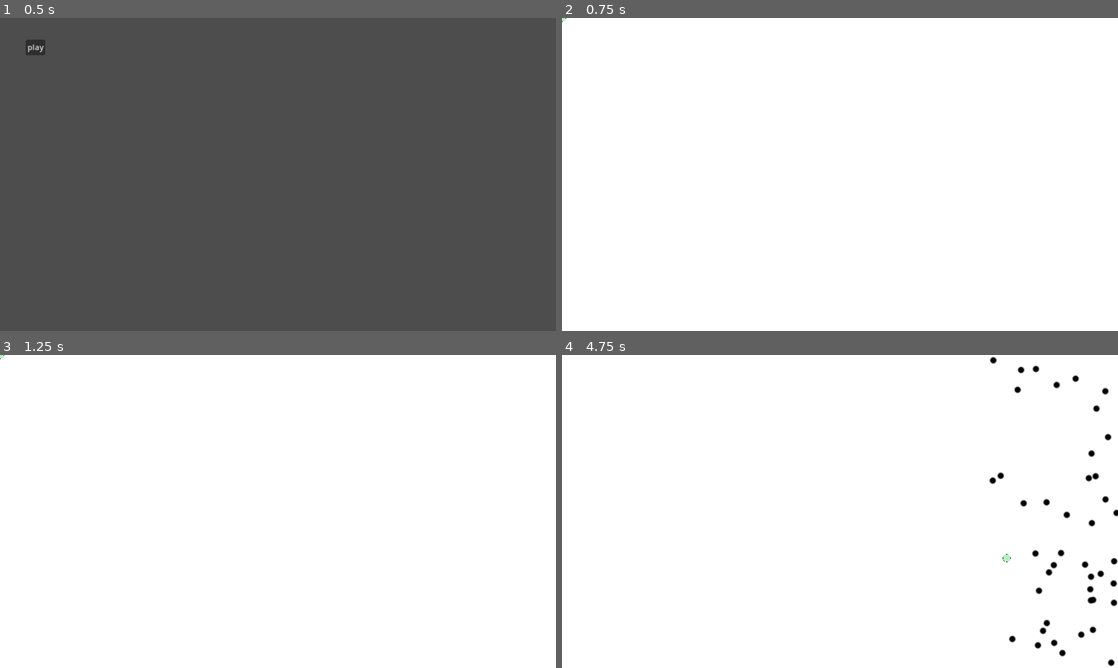
Above: before the commit, frames 1-4 (two rows, left to right).
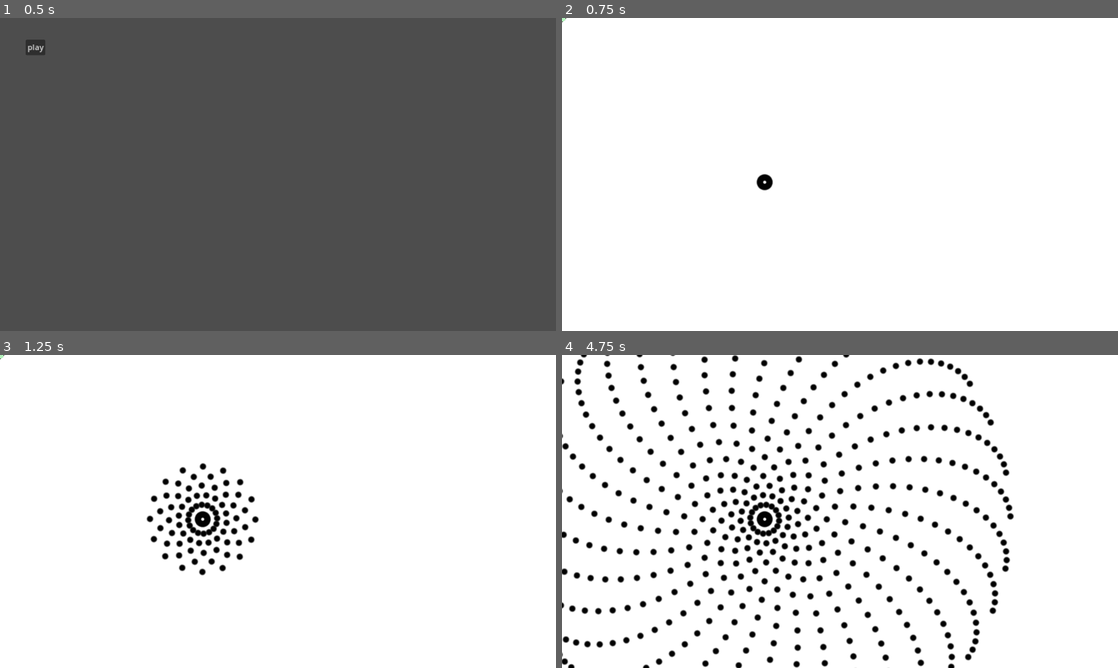
Above: after the commit, the same moments.

Repository: 0x42697262/Danmaku-Deconstruction
Game: Godot game, scene res://scenes/main.tscn
Same seed, same stepped clock (60 frames per second), same inputs: the game is played once before the commit and once after it.
Inputs (mouse positions are in pixels of both pictures, inside the frame that each line leads up to):
- Up to frame 1 (0.5 s): no input
- Up to frame 2 (0.75 s): click "play" at 0.5 s
- Up to frame 3 (1.25 s): no input
- Up to frame 4 (4.75 s): move the mouse to (962, 495) at 1.27 s; move the mouse to (728, 527) at 2.02 s; move the mouse to (895, 442) at 2.77 s; move the mouse to (812, 574) at 3.52 s; move the mouse to (1006, 558) at 4.27 s

Frame 1 is identical in both runs. In frame 2, 0.1% of the frame differs, in the area x 34-38%, y 49-56%; in frame 3, 2.0%; in frame 4, 11%, in the area x 0-100%, y 0-100%.

Commit message:
finally, a spawner!

Diff:
--- /dev/null
+++ b/scenes/entities/bullet.gd
@@ -0,0 +1,30 @@
+extends Area2D
+
+@export var speed: int        = 200
+@export var lifetime: float   = 10.00
+@export var velocity: Vector2 = Vector2()
+@export var use_velocity: bool
+@export var rotation_change: int = 0
+
+# Called when the node enters the scene tree for the first time.
+func _ready():
+	$Timer.start(lifetime)
+
+
+# Called every frame. 'delta' is the elapsed time since the previous frame.
+func _process(delta):
+	if use_velocity:
+		position += velocity.normalized() * speed * delta
+	else:
+		position += Vector2(cos(rotation), -sin(rotation)) * speed * delta
+
+	rotation_degrees += rotation_change * delta
+
+
+func _on_timer_timeout():
+	queue_free()
+
+
+func _on_body_entered(body):
+	if body.name == "player":
+		body.take_damage()
--- /dev/null
+++ b/scenes/entities/bullet.tscn
@@ -0,0 +1,23 @@
+[gd_scene load_steps=4 format=3 uid="uid://cy03j6jown1dv"]
+
+[ext_resource type="Texture2D" uid="uid://bgbq4npp2j14v" path="res://assets/Characters/bullet.png" id="1_51bog"]
+[ext_resource type="Script" path="res://scenes/entities/bullet.gd" id="1_mv1hr"]
+
+[sub_resource type="CircleShape2D" id="CircleShape2D_alts0"]
+radius = 6.0
+
+[node name="bullet" type="Area2D"]
+script = ExtResource("1_mv1hr")
+velocity = Vector2(1, 1)
+rotation_change = -45
+
+[node name="sprite" type="Sprite2D" parent="."]
+texture = ExtResource("1_51bog")
+
+[node name="hitbox" type="CollisionShape2D" parent="."]
+shape = SubResource("CircleShape2D_alts0")
+
+[node name="Timer" type="Timer" parent="."]
+
+[connection signal="body_entered" from="." to="." method="_on_body_entered"]
+[connection signal="timeout" from="Timer" to="." method="_on_timer_timeout"]
--- a/scenes/entities/player.gd
+++ b/scenes/entities/player.gd
@@ -1,4 +1,4 @@
-extends Area2D
+extends CharacterBody2D
 
 signal gameover(player)
 signal touched(body_rid)
@@ -33,23 +33,20 @@
 	else:
 		Input.set_mouse_mode(Input.MOUSE_MODE_VISIBLE)
 
-
-
-
-func _on_body_shape_entered(body_rid, body, body_shape_index, local_shape_index):
-	health_points -= 1
-	touched.emit(body_rid)
-	match health_points:
-		1:
-			$sprite.texture = texture_red
-		2:
-			$sprite.texture = texture_orange
-		0:
-			gameover.emit(self)
-		_:
-			$sprite.texture = texture_green
+func take_damage():
+	if is_alive == true:
+		health_points -= 1
+		match health_points:
+			1:
+				$sprite.texture = texture_red
+			2:
+				$sprite.texture = texture_orange
+			0:
+				gameover.emit(self)
+			_:
+				$sprite.texture = texture_green
 	# game over
 	if health_points <= 0:
 		is_alive = false
 		hide_mouse(false)
-		print('dead')
+		print('Player ', self, ' has died!')
--- a/scenes/entities/player.tscn
+++ b/scenes/entities/player.tscn
@@ -4,19 +4,17 @@
 [ext_resource type="Script" path="res://scenes/entities/player.gd" id="1_t6ev6"]
 
 [sub_resource type="CircleShape2D" id="CircleShape2D_jb7jw"]
-radius = 8.0
+radius = 2.0
 
-[node name="player" type="Area2D"]
+[node name="player" type="CharacterBody2D"]
 script = ExtResource("1_t6ev6")
-health_points = 1000
 
 [node name="sprite" type="Sprite2D" parent="."]
 position = Vector2(1.19209e-07, 2.38419e-07)
-scale = Vector2(-0.044548, -0.0469609)
+rotation = -3.14159
+scale = Vector2(0.044548, 0.0469609)
 texture = ExtResource("1_jo1re")
 
 [node name="hitbox" type="CollisionShape2D" parent="."]
 shape = SubResource("CircleShape2D_jb7jw")
 debug_color = Color(0.929412, 0, 0, 0.419608)
-
-[connection signal="body_shape_entered" from="." to="." method="_on_body_shape_entered"]
--- /dev/null
+++ b/scenes/entities/spawner/spawner.tscn
@@ -0,0 +1,16 @@
+[gd_scene load_steps=3 format=3 uid="uid://cumm7ewr26cy"]
+
+[ext_resource type="Script" path="res://spawner.gd" id="1_fado2"]
+[ext_resource type="PackedScene" uid="uid://cy03j6jown1dv" path="res://scenes/entities/bullet.tscn" id="2_bc4qp"]
+
+[node name="spawner" type="Node2D"]
+script = ExtResource("1_fado2")
+bullet_scene = ExtResource("2_bc4qp")
+number_of_bullets = 16
+spawn_rate = 0.1
+bullet_speed = 200
+bullet_lifetime = 3.0
+
+[node name="Timer" type="Timer" parent="."]
+
+[connection signal="timeout" from="Timer" to="." method="_on_timer_timeout"]
--- a/scenes/world/bullets_manager.gd
+++ b/scenes/world/bullets_manager.gd
@@ -1,121 +1,15 @@
 extends Node2D
 
-const BULLET_COUNT_MAX  = 3500
-const SPEED_MIN         = 20
-const SPEED_MAX         = 500
-const BULLET_IMAGE      = preload("res://assets/Characters/bullet.png")
+@export var difficulty: int = 0
 
 
-var bullets: Array[Bullet]      = []
-var rids: Dictionary            = {}
-@export var difficulty: int     = 0
-@export var shape: RID
-@onready var spawner: Node      = get_node(^"spawner/spawner")
 
-class Bullet:
-	var position: Vector2   = Vector2()
-	var speed: float        = 1.0
-	var body: RID           = RID()
-	var enabled: bool       = false
-	var from_bomb: bool     = false
 
 func _ready():
-	instantiate_bullets()
 	$timer.start()
 
-func connect_player(player):
-	player.touched.connect(_on_touched_signal)
-	print('signal connected! ', player)
-
-
-func _process(_delta):
-	# Order the CanvasItem to update every frame.
-	queue_redraw()
-
-
-func _physics_process(delta):
-	spawn_bullet(delta)
-
-# Instead of drawing each bullet individually in a script attached to each bullet,
-# we are drawing *all* the bullets at once here.
-func _draw():
-	var offset = -BULLET_IMAGE.get_size() * 0.5
-	for bullet in bullets:
-		draw_texture(BULLET_IMAGE, bullet.position + offset)
-
-func _exit_tree():
-	clean_up_memory()
-
-func instantiate_bullets():
-	shape = PhysicsServer2D.circle_shape_create()
-	PhysicsServer2D.shape_set_data(shape, 8)
-
-	for _i in BULLET_COUNT_MAX:
-		var bullet: Bullet  = Bullet.new()
-		bullet.speed        = SPEED_MIN
-		bullet.body         = PhysicsServer2D.body_create()
-		rids[bullet.body]   = bullet
-
-		PhysicsServer2D.body_set_space(bullet.body, get_world_2d().get_space())
-		PhysicsServer2D.body_add_shape(bullet.body, shape)
-		PhysicsServer2D.body_set_collision_mask(bullet.body, 0)
-
-		spawner.progress    = randi()
-		bullet.position     = Vector2(randi_range(10, 1152) + 1152,
-			randi_range(0, 648)
-			)
-
-		var transform2d     = Transform2D()
-		transform2d.origin  = bullet.position
-		PhysicsServer2D.body_set_state(bullet.body, PhysicsServer2D.BODY_STATE_TRANSFORM, transform2d)
-
-		bullets.push_back(bullet)
-
-func clean_up_memory():
-	for bullet in bullets:
-		PhysicsServer2D.free_rid(bullet.body)
-
-	PhysicsServer2D.free_rid(shape)
-	bullets.clear()
-
-func spawn_bullet(delta):
-	var transform2d: Transform2D = Transform2D()
-	var offset = get_viewport_rect().size.x + 16
-	for bullet in bullets:
-		if bullet.enabled == false:
-			continue
-
-		var c = randi_range(0, 1000)
-		var y = 1
-		if c == 0:
-			y = -1
-		if c == 1:
-			bullet.position.x += 100
-
-		bullet.position -= Vector2(bullet.speed, 0) * delta * y
-
-		if bullet.position.x < -16:
-			bullet.position.x = offset
-
-		transform2d.origin = bullet.position
-		PhysicsServer2D.body_set_state(bullet.body, PhysicsServer2D.BODY_STATE_TRANSFORM, transform2d)
-
-func reset_bullet_position(bullet):
-		#spawner.progress = randi()
-		#bullet.position = spawner.position
-		bullet.position.x = get_viewport_rect().size.x + 16
-
-func _on_touched_signal(body_rid):
-	reset_bullet_position(rids[body_rid])
-
 func _on_timer_timeout():
-	if difficulty >= 250:
+	if difficulty >= 500:
 		$timer.stop()
-	bullets[difficulty].enabled = true
-	bullets[difficulty].speed += difficulty
 
 	difficulty += 1
-
-
-func _on_area_body_shape_exited(body_rid, body, body_shape_index, local_shape_index):
-	reset_bullet_position(rids[body_rid])
--- a/scenes/world/gameplay.gd
+++ b/scenes/world/gameplay.gd
@@ -5,7 +5,6 @@
 	# James, change thiss part sa spawning.
 	var player = preload("res://scenes/entities/player.tscn").instantiate()
 	var area = size
-	$bullets_manager.connect_player(player)
 	add_child(player)
 	var children = get_children()
 
--- a/scenes/world/gameplay.tscn
+++ b/scenes/world/gameplay.tscn
@@ -2,15 +2,10 @@
 
 [ext_resource type="Script" path="res://scenes/world/gameplay.gd" id="1_ggn7s"]
 [ext_resource type="Script" path="res://scenes/world/bullets_manager.gd" id="2_mekei"]
+[ext_resource type="PackedScene" uid="uid://cumm7ewr26cy" path="res://scenes/entities/spawner/spawner.tscn" id="3_l1elf"]
 
 [sub_resource type="RectangleShape2D" id="RectangleShape2D_igejv"]
 size = Vector2(1200, 700)
-
-[sub_resource type="Curve2D" id="Curve2D_4y8ma"]
-_data = {
-"points": PackedVector2Array(0, 0, 0, 0, -10, -10, 0, 0, 0, 0, 1162, -10, 0, 0, 0, 0, 1162, 658, 0, 0, 0, 0, -10, 658, 0, 0, 0, 0, -10, -10)
-}
-point_count = 5
 
 [node name="gameplay" type="Control"]
 layout_mode = 3
@@ -38,18 +33,9 @@
 [node name="bullets_manager" type="Node2D" parent="."]
 script = ExtResource("2_mekei")
 
-[node name="circle" type="Sprite2D" parent="bullets_manager"]
-position = Vector2(576, 324)
-scale = Vector2(0.0701756, 0.069149)
+[node name="timer" type="Timer" parent="bullets_manager"]
 
-[node name="spawner" type="Path2D" parent="bullets_manager"]
-curve = SubResource("Curve2D_4y8ma")
+[node name="spawner" parent="bullets_manager" instance=ExtResource("3_l1elf")]
+position = Vector2(420, 340)
 
-[node name="spawner" type="PathFollow2D" parent="bullets_manager/spawner"]
-position = Vector2(-10, -10)
-
-[node name="timer" type="Timer" parent="bullets_manager"]
-wait_time = 0.001
-
-[connection signal="body_shape_exited" from="area" to="bullets_manager" method="_on_area_body_shape_exited"]
 [connection signal="timeout" from="bullets_manager/timer" to="bullets_manager" method="_on_timer_timeout"]
--- /dev/null
+++ b/spawner.gd
@@ -0,0 +1,78 @@
+extends Node2D
+
+
+@export var bullet_scene: PackedScene
+@export var min_rotation: int       = 0
+@export var max_rotation: int       = 360
+@export var number_of_bullets: int  = 8
+@export var is_random: bool         = false
+@export var is_parent: bool         = false
+@export var is_manual: bool         = false
+@export var spawn_rate: float       = 0.4
+@export var bullet_speed: int       = 5
+@export var bullet_lifetime: float  = 10.00
+@export var use_velocity: bool      = false # If false use rotation, If true use velocity
+@export var rotate_speed: int       = 100
+@export var bullet_velocity: Vector2 = Vector2(1,0)
+
+var rotations = []
+@export var log_to_console: bool = false
+
+func _ready():
+	$Timer.wait_time = spawn_rate
+	$Timer.start()
+
+func _process(delta):
+	var new_rotation = rotation_degrees + rotate_speed * delta
+	rotation_degrees = fmod(new_rotation, 360)
+
+func random_rotations():
+	rotations = []
+	for _i in range(0, number_of_bullets):
+		rotations.append(randi_range(min_rotation, max_rotation))
+
+func distributed_rotations():
+	rotations = []
+	for i in range(0, number_of_bullets):
+		var fraction = float(i) / float(number_of_bullets)
+		var difference = max_rotation - min_rotation
+		rotations.append((fraction * difference) + min_rotation + rotation_degrees)
+
+func spawn_bullets():
+	if (is_random):
+		random_rotations()
+	else:
+		distributed_rotations()
+
+	var spawned_bullets = []
+	for i in range(0, number_of_bullets):
+		# Instancing
+		var bullet = bullet_scene.instantiate()
+
+		spawned_bullets.append(bullet)
+
+		# Parenting
+		if (is_parent):
+			add_child(spawned_bullets[i])
+		else:
+			get_parent().add_child(spawned_bullets[i])
+
+		# Apply Fields
+		spawned_bullets[i].rotation_degrees = rotations[i]
+		spawned_bullets[i].speed            = bullet_speed
+		spawned_bullets[i].velocity         = bullet_velocity
+		spawned_bullets[i].global_position  = global_position
+		spawned_bullets[i].use_velocity     = use_velocity
+		spawned_bullets[i].lifetime         = bullet_lifetime
+
+		if (log_to_console):
+			print("Bullet " + str(i) + " @ " + str(rotations[i]) + "deg")
+
+	return spawned_bullets
+
+func _on_timer_timeout():
+	if !is_manual:
+		spawn_bullets()
+
+	if (log_to_console):
+		print("Spawned Bullets")
